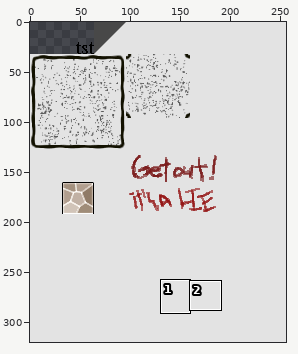
File history of a sprite sheet, Rogue/asset/image/rg_tiles.png. The picture above shows the old version from afar; the outline marks the close-up.
Close-up. First the earlier version:
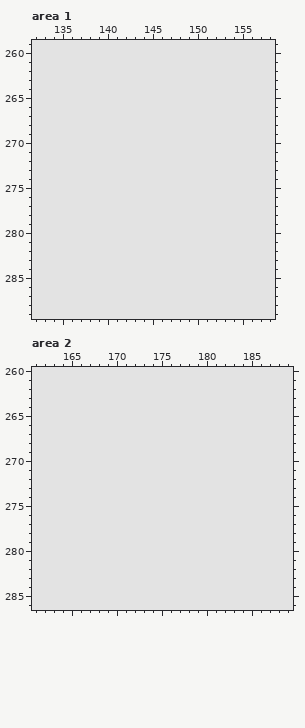
The file is 256x320 pixels. Colours within 5 levels of each other are drawn and written as one. Shown: area 1: x 132..158, y 259..289; area 2: x 161..189, y 260..286. The commit also changed other parts of the picture, which this record leaves out.
After the commit:
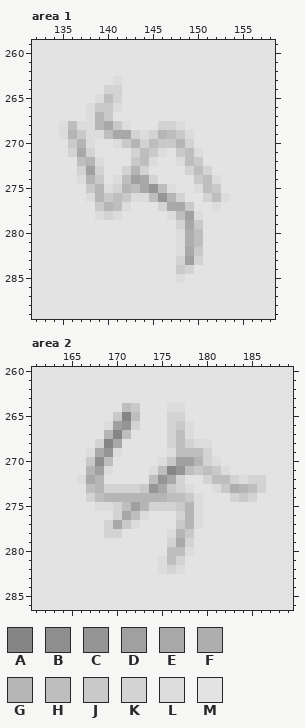
Palette (. is transparent): A #858585  B #8e8e8e  C #959595  D #a0a0a0  E #a8a8a8  F #aeaeae  G #b5b5b5  H #bebebe  J #c9c9c9  K #d3d3d3  L #dcdcdc  M #e3e3e3
Edits made:
--- area 1
@@ x 132..158 @@
 262 MMMMMMMMMMMMMMMMMMMMMMMMMMM
-263 MMMMMMMMMMMMMMMMMMMMMMMMMMM
-264 MMMMMMMMMMMMMMMMMMMMMMMMMMM
-265 MMMMMMMMMMMMMMMMMMMMMMMMMMM
-266 MMMMMMMMMMMMMMMMMMMMMMMMMMM
-267 MMMMMMMMMMMMMMMMMMMMMMMMMMM
-268 MMMMMMMMMMMMMMMMMMMMMMMMMMM
-269 MMMMMMMMMMMMMMMMMMMMMMMMMMM
-270 MMMMMMMMMMMMMMMMMMMMMMMMMMM
-271 MMMMMMMMMMMMMMMMMMMMMMMMMMM
-272 MMMMMMMMMMMMMMMMMMMMMMMMMMM
-273 MMMMMMMMMMMMMMMMMMMMMMMMMMM
-274 MMMMMMMMMMMMMMMMMMMMMMMMMMM
-275 MMMMMMMMMMMMMMMMMMMMMMMMMMM
-276 MMMMMMMMMMMMMMMMMMMMMMMMMMM
-277 MMMMMMMMMMMMMMMMMMMMMMMMMMM
-278 MMMMMMMMMMMMMMMMMMMMMMMMMMM
-279 MMMMMMMMMMMMMMMMMMMMMMMMMMM
-280 MMMMMMMMMMMMMMMMMMMMMMMMMMM
-281 MMMMMMMMMMMMMMMMMMMMMMMMMMM
-282 MMMMMMMMMMMMMMMMMMMMMMMMMMM
-283 MMMMMMMMMMMMMMMMMMMMMMMMMMM
-284 MMMMMMMMMMMMMMMMMMMMMMMMMMM
-285 MMMMMMMMMMMMMMMMMMMMMMMMMMM
+263 MMMMMMMMMLMMMMMMMMMMMMMMMMM
+264 MMMMMMMMKKMMMMMMMMMMMMMMMMM
+265 MMMMMMMLHKMMMMMMMMMMMMMMMMM
+266 MMMMMMLJJLMMMMMMMMMMMMMMMMM
+267 MMMMMMLGJMMMMMMMMMMMMMMMMMM
+268 MMMLHLLGEJLMMMKKLMMMMMMMMMM
+269 MMMLGJLLHEEKLKGHJLMMMMMMMMM
+270 MMMMJGLMMLJGKHJJGKMMMMMMMMM
+271 MMMMKEKMMMMKHJLMJHLMMMMMMMM
+272 MMMMMHGLMMMJHLMMLHJMMMMMMMM
+273 MMMMMKDKMMKGKMMMMKHKMMMMMMM
+274 MMMMMLGJMLHDEKMMMMJHLMMMMMM
+275 MMMMMMJGLKGHECHLMMLHJMMMMMM
+276 MMMMMMLGJHJLLHCGKMMKHLMMMMM
+277 MMMMMMMJGHLMMMKEEJMMLMMMMMM
+278 MMMMMMMLKLMMMMMLHDLMMMMMMMM
+279 MMMMMMMMMMMMMMMMKEJMMMMMMMM
+280 MMMMMMMMMMMMMMMMLFHMMMMMMMM
+281 MMMMMMMMMMMMMMMMLFHMMMMMMMM
+282 MMMMMMMMMMMMMMMMLEJMMMMMMMM
+283 MMMMMMMMMMMMMMMMKDKMMMMMMMM
+284 MMMMMMMMMMMMMMMMJKMMMMMMMMM
+285 MMMMMMMMMMMMMMMMLMMMMMMMMMM
 286 MMMMMMMMMMMMMMMMMMMMMMMMMMM
--- area 2
@@ x 161..189 @@
 263 MMMMMMMMMMMMMMMMMMMMMMMMMMMMM
-264 MMMMMMMMMMMMMMMMMMMMMMMMMMMMM
-265 MMMMMMMMMMMMMMMMMMMMMMMMMMMMM
-266 MMMMMMMMMMMMMMMMMMMMMMMMMMMMM
-267 MMMMMMMMMMMMMMMMMMMMMMMMMMMMM
-268 MMMMMMMMMMMMMMMMMMMMMMMMMMMMM
-269 MMMMMMMMMMMMMMMMMMMMMMMMMMMMM
-270 MMMMMMMMMMMMMMMMMMMMMMMMMMMMM
-271 MMMMMMMMMMMMMMMMMMMMMMMMMMMMM
-272 MMMMMMMMMMMMMMMMMMMMMMMMMMMMM
-273 MMMMMMMMMMMMMMMMMMMMMMMMMMMMM
-274 MMMMMMMMMMMMMMMMMMMMMMMMMMMMM
-275 MMMMMMMMMMMMMMMMMMMMMMMMMMMMM
-276 MMMMMMMMMMMMMMMMMMMMMMMMMMMMM
-277 MMMMMMMMMMMMMMMMMMMMMMMMMMMMM
-278 MMMMMMMMMMMMMMMMMMMMMMMMMMMMM
-279 MMMMMMMMMMMMMMMMMMMMMMMMMMMMM
-280 MMMMMMMMMMMMMMMMMMMMMMMMMMMMM
-281 MMMMMMMMMMMMMMMMMMMMMMMMMMMMM
-282 MMMMMMMMMMMMMMMMMMMMMMMMMMMMM
+264 MMMMMMMMMMHJMMMLLMMMMMMMMMMMM
+265 MMMMMMMMMJAHMMMKKMMMMMMMMMMMM
+266 MMMMMMMMLDCKMMMKJLMMMMMMMMMMM
+267 MMMMMMMMGAHMMMMKHLMMMMMMMMMMM
+268 MMMMMMMKAEMMMMMKHKLLMMMMMMMMM
+269 MMMMMMLECLMMMMMLHHHKMMMMMMMMM
+270 MMMMMMJBHMMMMMLJDDGKLMMMMMMMM
+271 MMMMMMGDLMMMMLHACHJHJLMMMMMMM
+272 MMMMMLEGMMMMMHCEKMMKHHKLKKMMM
+273 MMMMMMHGKKKKJCEJKLMMLJFGHKMMM
+274 MMMMMMKHGGGGGGGHHJLMMMKJKMMMM
+275 MMMMMMMLLKHDGKKKJGLMMMMMMMMMM
+276 MMMMMMMMMKEHLMMMKGLMMMMMMMMMM
+277 MMMMMMMMKEJLMMMMJGLMMMMMMMMMM
+278 MMMMMMMMKKMMMMMLGJMMMMMMMMMMM
+279 MMMMMMMMMMMMMMMKEKMMMMMMMMMMM
+280 MMMMMMMMMMMMMMMHHLMMMMMMMMMMM
+281 MMMMMMMMMMMMMMLHKMMMMMMMMMMMM
+282 MMMMMMMMMMMMMMLKLMMMMMMMMMMMM
 283 MMMMMMMMMMMMMMMMMMMMMMMMMMMMM
Changed places in both close-ups, as pixel boxes (x1, y1, x2, y2):
changed: (59, 76, 230, 283)
changed: (77, 403, 266, 574)
